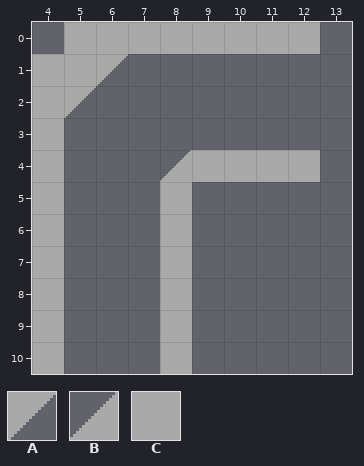
Level history. Tiled map: SkyLab/maps/Simple.tmx. The picture above was drawn from the file before the commit.
Cells are 16x16 px. Shown: x 4..13, y 0..10.
Key: from "Simple": A 1, B 3, C 4.
_ is an empty cell.
Layer "Tile Layer 1" before, first column x 4:
 0 _CCCCCCCC_
 1 CCA_______
 2 CA________
 3 C_________
 4 C___BCCCC_
 5 C___C_____
 6 C___C_____
 7 C___C_____
 8 C___C_____
 9 C___C_____
10 C___C_____
New version:
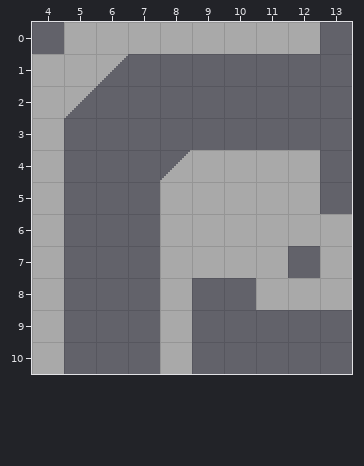
Diff:
Layer "Tile Layer 1":
y 5: x 9..12 ____ -> CCCC
y 6: x 9..13 _____ -> CCCCC
y 7: x 9..11 ___ -> CCC; x 13 _ -> C
y 8: x 11..13 ___ -> CCC
Where, in picture pixels (left, top, right, bottom), the same in both pictures:
added: (192, 182, 352, 310)
